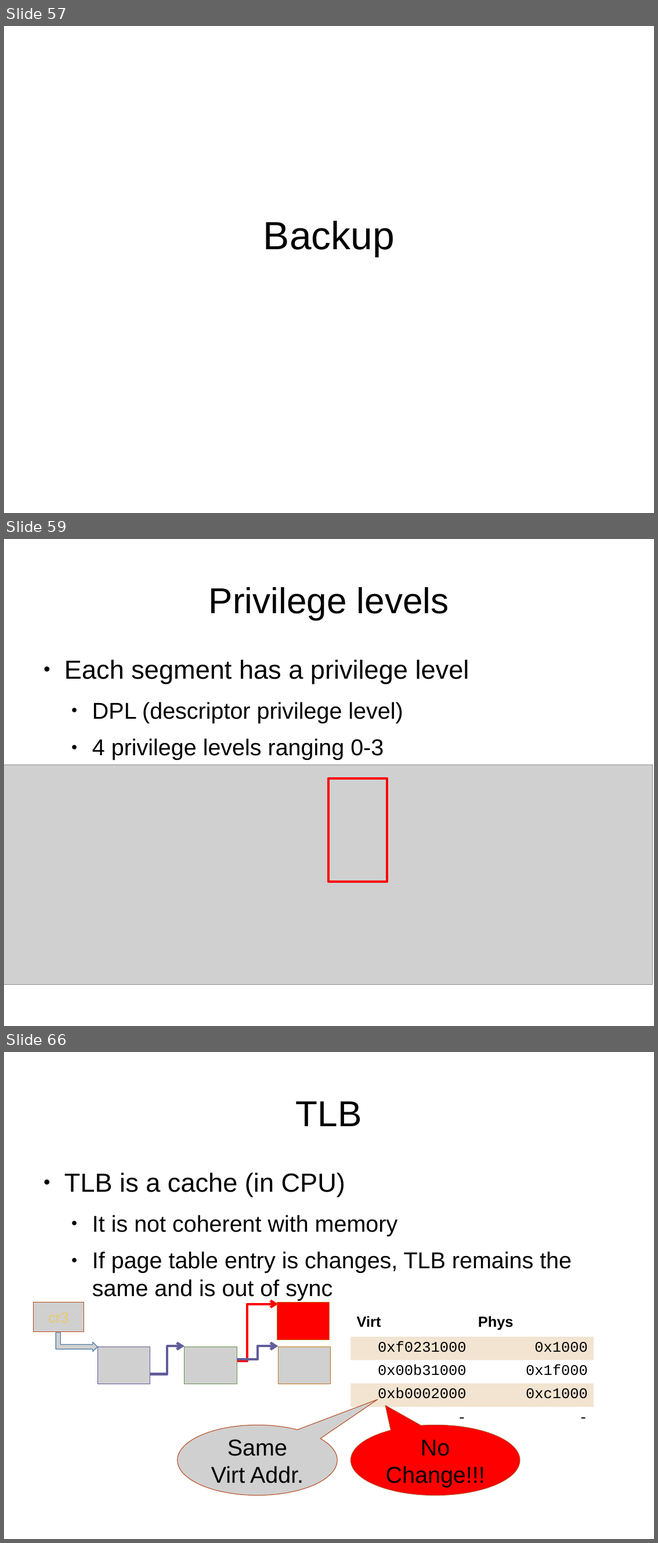
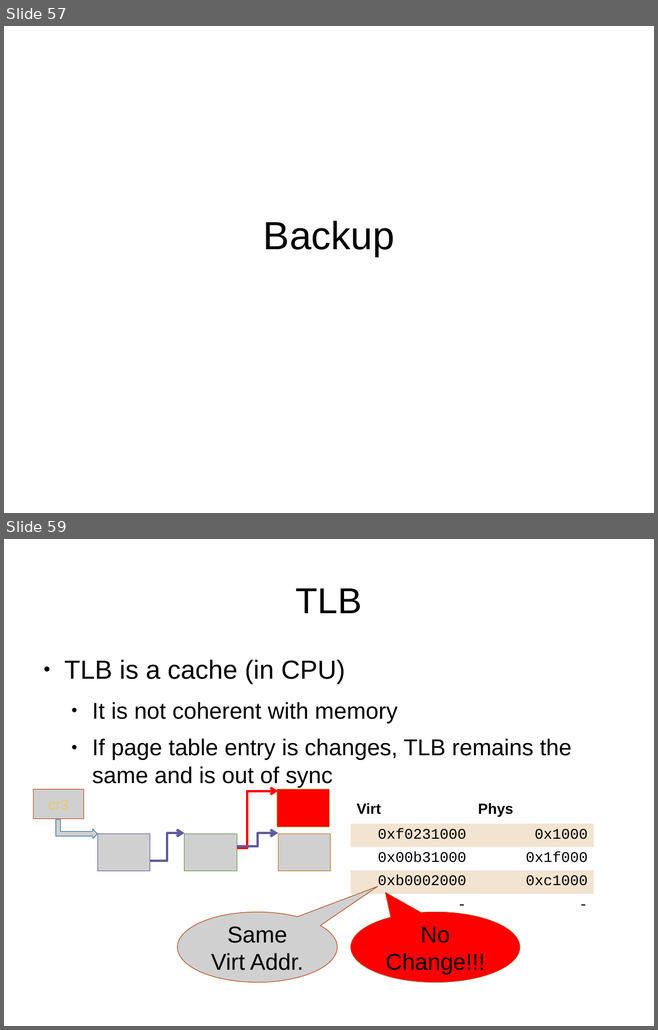
Before and after one commit to antonburtsev/cs5460, a slide deck: lectures/lecture11-creating-processes/lecture11-creating-processes.odp. Shown one above the other, each under a label of ours: slides 57, 59 and 66 before the commit, slides 57 and 59 after it; the slides between them are not shown. The pictures are 658x1543 and 658x1030 pixels, drawn with LibreOffice and Linux fonts; fonts in the diff are those of the drawing; grey boxes stand for pictures. Boxes give left, top, right and bottom in pixels: in the first picture for what was removed or moved away, otherwise in the second. Text is boxed around its words. In the diff, an @@ line names an element or a change of style, - is before the commit and + after.

```diff
--- a/lectures/lecture11-creating-processes/lecture11-creating-processes.odp
+++ b/lectures/lecture11-creating-processes/lecture11-creating-processes.odp
@@ slide 59 removed at (x1=4, y1=539, x2=654, y2=1026), background #FFFFFF @@
@@ title removed at (x1=209, y1=587, x2=449, y2=620) @@
-Privilege levels
@@ text removed at (x1=64, y1=660, x2=469, y2=760) @@
-● Each segment has a privilege level
-  ● DPL (descriptor privilege level)
-  ● 4 privilege levels ranging 0-3
@@ picture removed at (x1=4, y1=765, x2=652, y2=985) @@
@@ rectangle removed at (x1=328, y1=779, x2=387, y2=881) @@
@@ what was slide 66 is now slide 59 @@
```
Also in this commit, not shown: 1 slide changed, 6 other slides removed, 7 other files.
